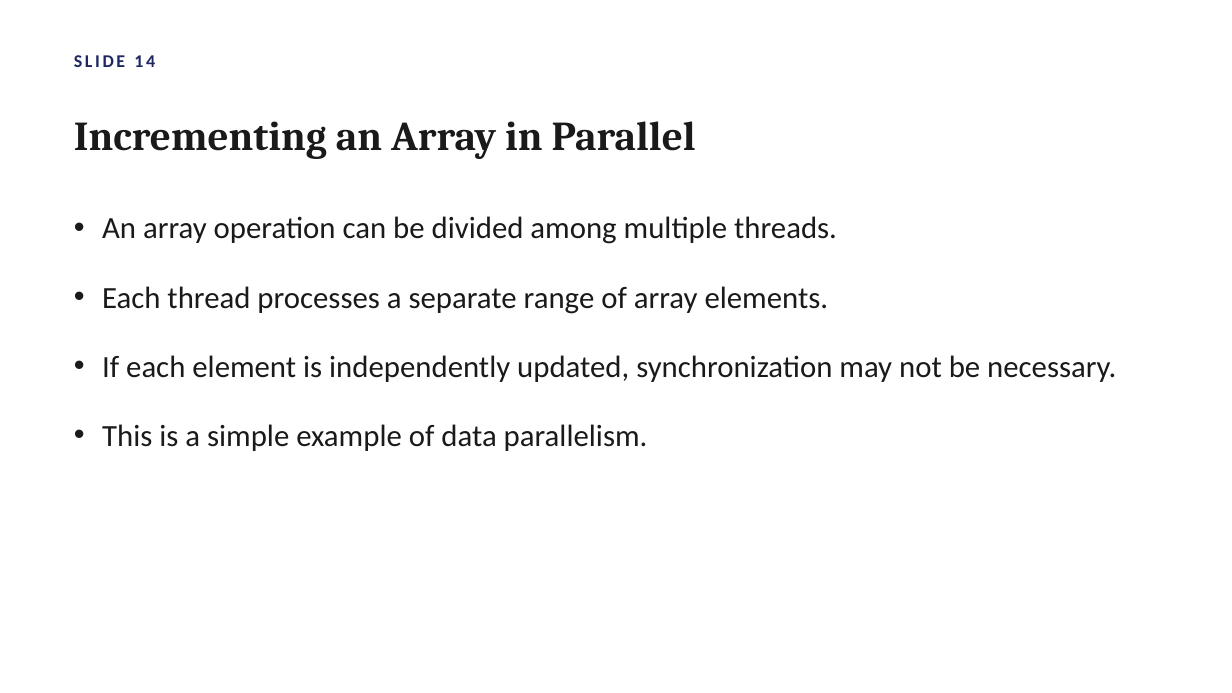
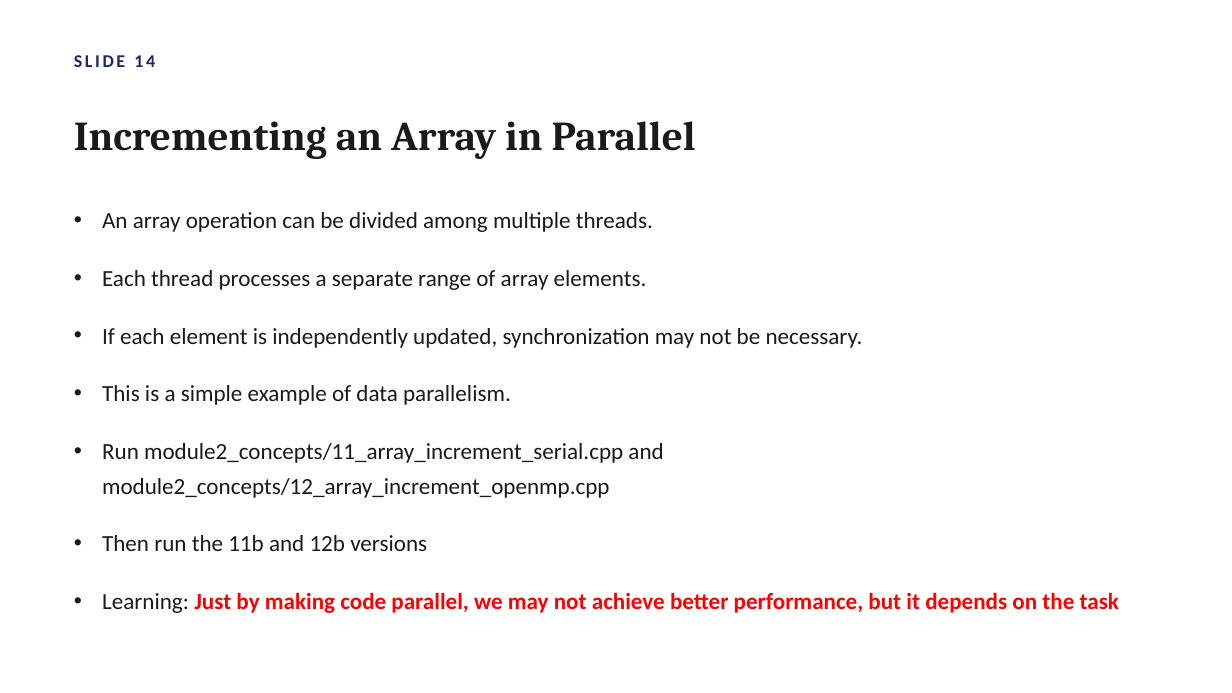
Before and after one commit to atulkahatecdac/parallel-cpp, a slide deck: slide 23 of Parallel_Programming_Cpp.pptx (slide 17 before the commit). Drawn at 1232x693 pixels with LibreOffice and Linux fonts; fonts in the diff are those of the drawing. Boxes give left, top, right and bottom in pixels: in the first picture for what was removed or moved away, otherwise in the second. Text is boxed around its words. In the diff, an @@ line names an element or a change of style, - is before the commit and + after.

```diff
--- a/Parallel_Programming_Cpp.pptx
+++ b/Parallel_Programming_Cpp.pptx
@@ text at (102, 212, 863, 405): size 24 to 18 pt in "An array operation can be divided among ...", "Each thread processes a separate range of ...", "If each element is independently updated, synchronization ...", "This is a simple example of data ..." @@
@@ text at (102, 443, 1119, 613): paragraphs added @@
+• Run module2_concepts/11_array_increment_serial.cpp and module2_concepts/12_array_increment_openmp.cpp
+• Then run the 11b and 12b versions
+• Learning: Just by making code parallel, we may not achieve better performance, but it depends on the task
```
Also in this commit, not shown: 10 other slides changed, 8 slides added.
